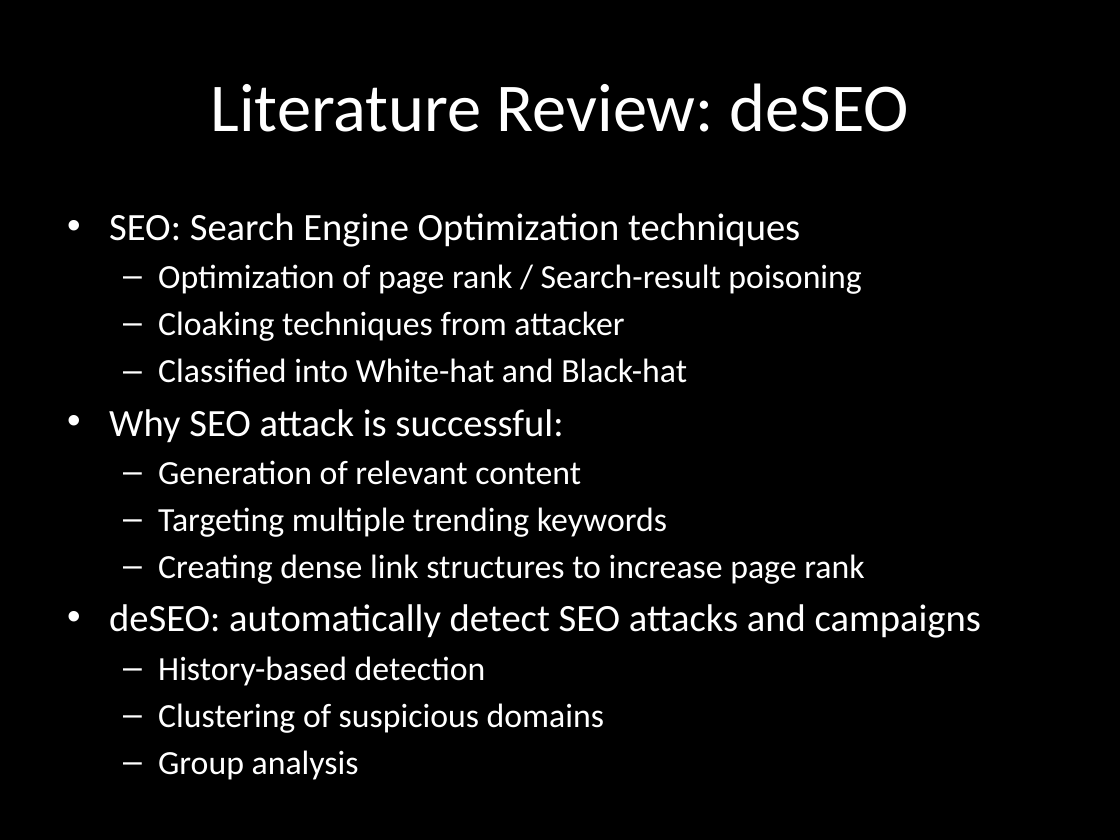
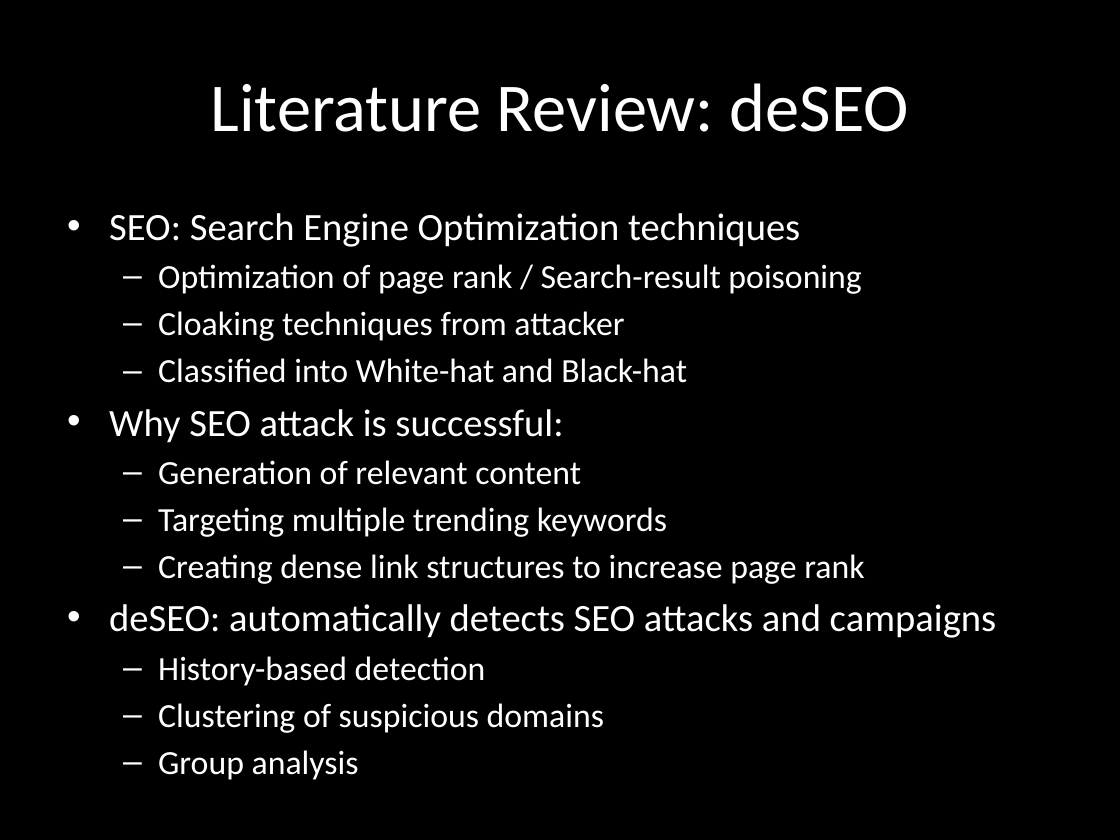
Before and after one commit to chrissorchard/malucrawl, a slide deck: slide 3 of doc/pres1/wk4-progress.pptx. Drawn at 1120x840 pixels with LibreOffice and Linux fonts; fonts in the diff are those of the drawing; background and template pictures are left out. Boxes give left, top, right and bottom in pixels: in the first picture for what was removed or moved away, otherwise in the second. Text is boxed around its words. In the diff, an @@ line names an element or a change of style, - is before the commit and + after.

```diff
--- a/doc/pres1/wk4-progress.pptx
+++ b/doc/pres1/wk4-progress.pptx
@@ text at bbox=[109, 604, 996, 638]: text changed @@
-• deSEO: automatically detect SEO attacks and campaigns
+• deSEO: automatically detects SEO attacks and campaigns
```
Also in this commit, not shown: 4 other slides changed.
